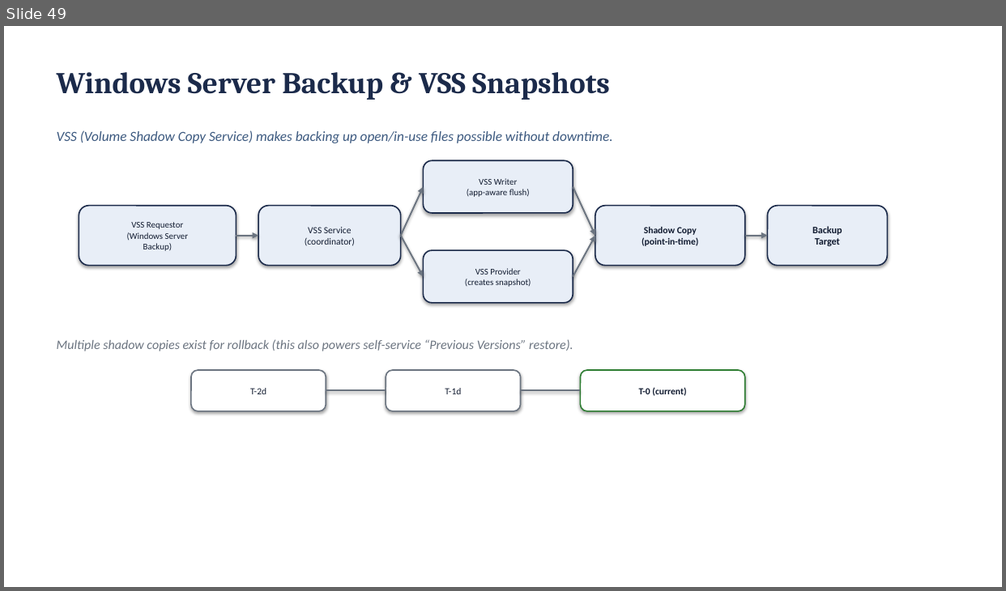
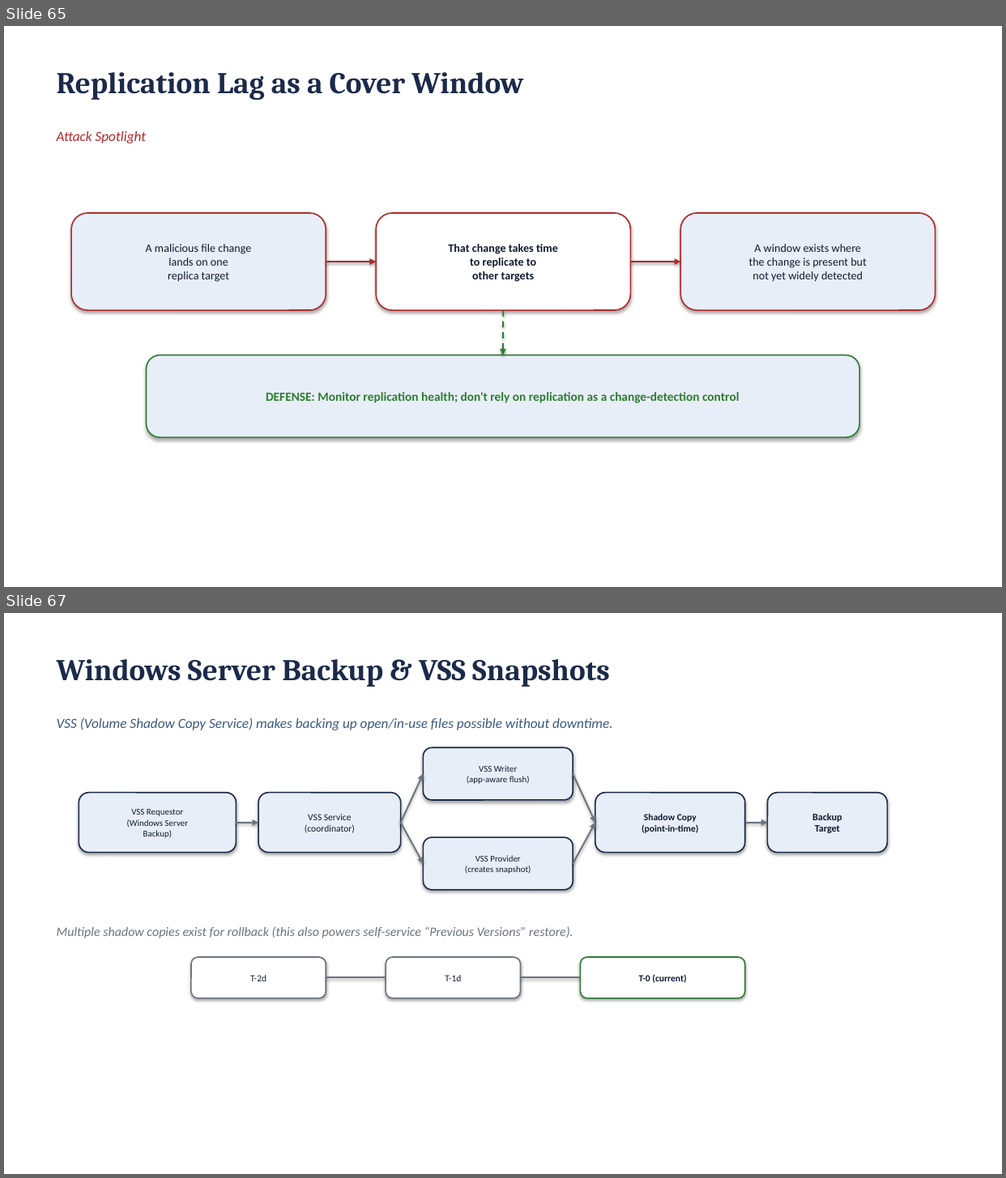
Before and after one commit to BYU-CYBER-444/byu-cyber-444.github.io, a slide deck: lectures/CYBER444_Week03_Windows_Server_Administration.pptx. Shown one above the other, each under a label of ours: slide 49 before the commit, slides 65 and 67 after it; the slides between them are not shown. The pictures are 1006x591 and 1006x1178 pixels, drawn with LibreOffice and Linux fonts; fonts in the diff are those of the drawing. Boxes give left, top, right and bottom in pixels: in the first picture for what was removed or moved away, otherwise in the second. Text is boxed around its words. In the diff, an @@ line names an element or a change of style, - is before the commit and + after.

```diff
--- a/lectures/CYBER444_Week03_Windows_Server_Administration.pptx
+++ b/lectures/CYBER444_Week03_Windows_Server_Administration.pptx
@@ slide 65 added at (x1=4, y1=26, x2=1002, y2=587), background #FFFFFF @@
@@ text added at (x1=57, y1=72, x2=523, y2=100), 29 pt, text #1B2A4A, bold @@
+Replication Lag as a Cover Window
@@ text added at (x1=57, y1=131, x2=146, y2=143), 13.5 pt, text #B02A2A, italic @@
+Attack Spotlight
@@ rounded rectangle added at (x1=71, y1=213, x2=326, y2=310), fill #E8EEF7, outline #B02A2A 1.25 pt, 11 pt, text #111B30 @@
+A malicious file change
+lands on one
+replica target
@@ rounded rectangle added at (x1=376, y1=213, x2=631, y2=310), fill #FFFFFF, outline #B02A2A 1.25 pt, 11 pt, text #111B30, bold @@
+That change takes time
+to replicate to
+other targets
@@ rounded rectangle added at (x1=681, y1=213, x2=936, y2=310), fill #E8EEF7, outline #B02A2A 1.25 pt, 11 pt, text #111B30 @@
+A window exists where
+the change is present but
+not yet widely detected
@@ arrow added from (326, 262) to (376, 262), #B02A2A 2 pt @@
@@ arrow added from (631, 262) to (681, 262), #B02A2A 2 pt @@
@@ arrow added from (503, 310) to (503, 356), #2E7D32 1.5 pt dashed @@
@@ rounded rectangle added at (x1=147, y1=356, x2=859, y2=437), fill #E8EEF7, outline #2E7D32 1.25 pt, 12 pt, text #2E7D32, bold @@
+DEFENSE: Monitor replication health; don't rely on replication as a change-detection control
@@ what was slide 49 is now slide 67 @@
```
Also in this commit, not shown: 2 slides changed, 37 other slides added, 8 slides removed.
